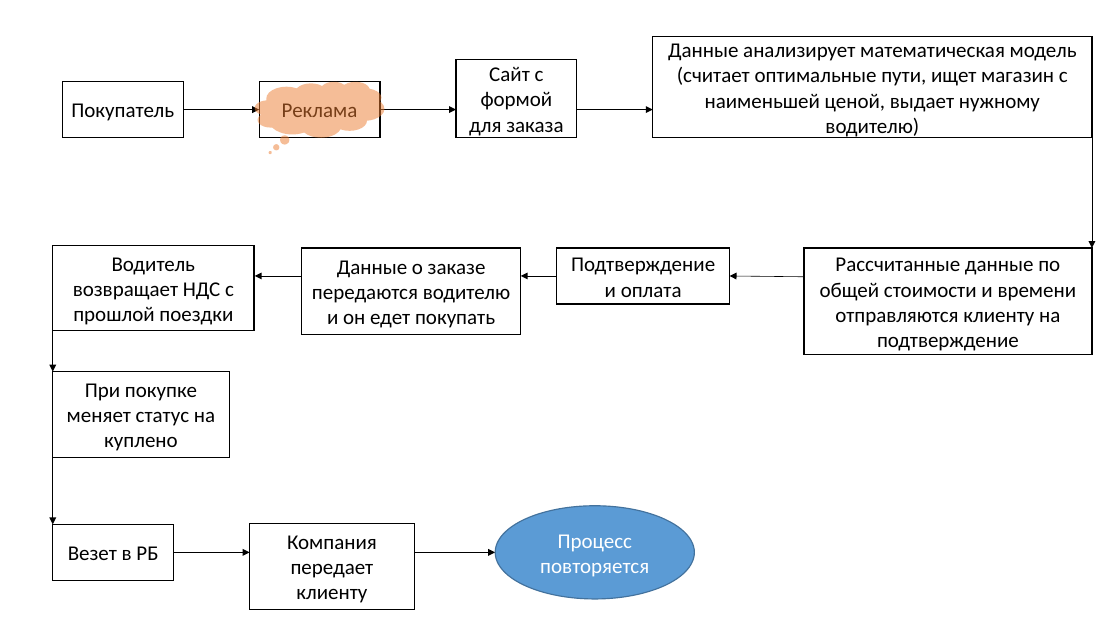
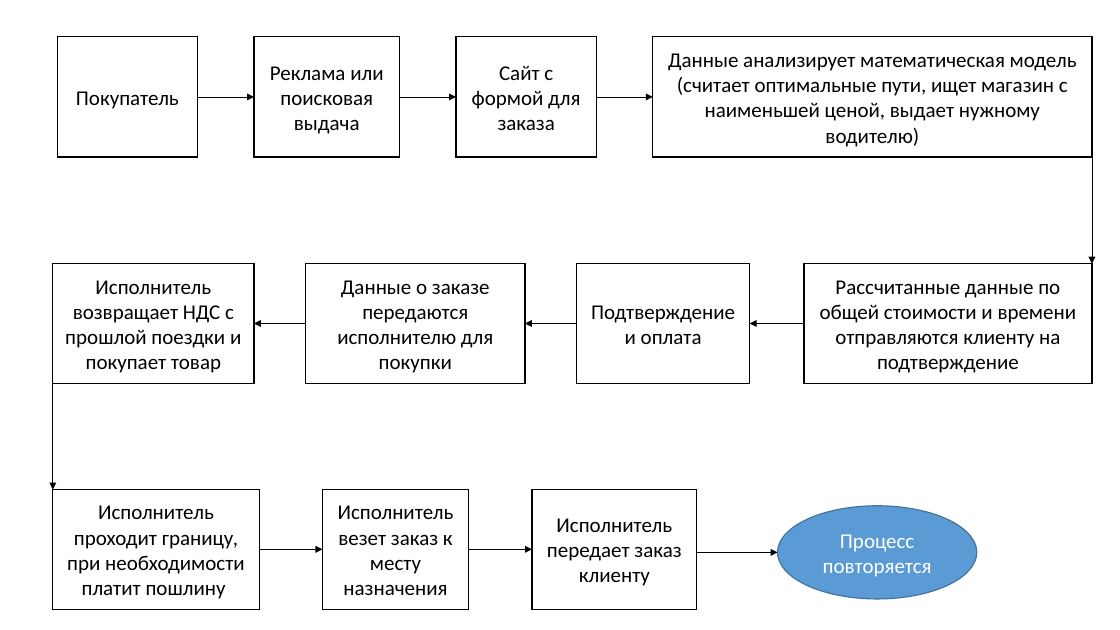
Before and after one commit to AndreyNeveikov/DataMola_Labs, a slide deck: slide 1 of Modul_1/Business project/Бизнес-цикл.pptx. Drawn at 1120x630 pixels with LibreOffice and Linux fonts; fonts in the diff are those of the drawing. Boxes give left, top, right and bottom in pixels: in the first picture for what was removed or moved away, otherwise in the second. Text is boxed around its words. In the diff, an @@ line names an element or a change of style, - is before the commit and + after.

```diff
--- a/Modul_1/Business project/Бизнес-цикл.pptx
+++ b/Modul_1/Business project/Бизнес-цикл.pptx
@@ rectangle "Покупатель": place and size @@
-rectangle "Покупатель" at (62, 82, 183, 138)
+rectangle "Покупатель" at (57, 37, 197, 157)
@@ rectangle "Реклама или": place and size @@
-rectangle "Реклама или" at (260, 82, 381, 138)
+rectangle "Реклама или" at (254, 37, 399, 157)
@@ rectangle "Сайт с формой для заказа": place and size @@
-rectangle "Сайт с формой для заказа" at (456, 59, 577, 137)
+rectangle "Сайт с формой для заказа" at (456, 37, 597, 157)
@@ rectangle "Данные анализирует математическая модель (считает ...": place and size @@
-rectangle "Данные анализирует математическая модель (считает ..." at (653, 37, 1092, 138)
+rectangle "Данные анализирует математическая модель (считает ..." at (653, 37, 1092, 157)
@@ thought cloud removed at (255, 82, 384, 138) @@
@@ text in rectangle at (270, 66, 383, 134): text changed @@
-Реклама
+Реклама или
+поисковая выдача
@@ arrow moved from (183, 109) - (260, 109) to (197, 97) - (254, 97) @@
@@ arrow moved from (380, 109) - (456, 109) to (400, 97) - (456, 97) @@
@@ arrow moved from (577, 109) - (653, 109) to (597, 97) - (653, 97) @@
@@ arrow moved from (1092, 87) - (1092, 248) to (1092, 97) - (1092, 264) @@
@@ rectangle "Исполнитель возвращает НДС с прошлой ...": place and size @@
-rectangle "Исполнитель возвращает НДС с прошлой ..." at (53, 245, 255, 331)
+rectangle "Исполнитель возвращает НДС с прошлой ..." at (53, 264, 255, 383)
@@ rectangle "Данные о заказе передаются исполнителю ...": place and size @@
-rectangle "Данные о заказе передаются исполнителю ..." at (302, 248, 521, 334)
+rectangle "Данные о заказе передаются исполнителю ..." at (306, 264, 525, 383)
@@ rectangle "Подтверждение и оплата": place and size @@
-rectangle "Подтверждение и оплата" at (557, 248, 730, 304)
+rectangle "Подтверждение и оплата" at (577, 264, 750, 383)
@@ rectangle "Рассчитанные данные по общей стоимости ...": place and size @@
-rectangle "Рассчитанные данные по общей стоимости ..." at (804, 248, 1092, 355)
+rectangle "Рассчитанные данные по общей стоимости ..." at (804, 264, 1092, 383)
@@ text in rectangle at (65, 280, 241, 373): text changed @@
-Водитель возвращает НДС с прошлой поездки
+Исполнитель возвращает НДС с прошлой поездки и покупает товар
@@ text in rectangle at (337, 280, 493, 373): text changed @@
-Данные о заказе передаются водителю и он едет покупать
+Данные о заказе передаются исполнителю для покупки
@@ arrow moved from (53, 288) - (53, 371) to (53, 323) - (53, 490) @@
@@ arrow moved from (301, 276) - (255, 276) to (306, 323) - (254, 323) @@
@@ arrow moved from (557, 276) - (521, 276) to (577, 323) - (525, 323) @@
@@ arrow moved from (804, 277) - (730, 276) to (804, 323) - (749, 323) @@
@@ rectangle "Исполнитель проходит границу, при необходимости ...": place and size @@
-rectangle "Исполнитель проходит границу, при необходимости ..." at (53, 371, 229, 457)
+rectangle "Исполнитель проходит границу, при необходимости ..." at (53, 490, 260, 609)
@@ text in rectangle at (67, 505, 245, 599): text changed @@
-При покупке меняет статус на куплено
+Исполнитель проходит границу, при необходимости платит пошлину
@@ rectangle "Исполнитель везет заказ к месту ...": place and size @@
-rectangle "Исполнитель везет заказ к месту ..." at (53, 524, 174, 581)
+rectangle "Исполнитель везет заказ к месту ..." at (323, 490, 469, 609)
@@ text in rectangle at (338, 505, 454, 595): text changed @@
-Везет в РБ
+Исполнитель везет заказ к месту назначения
@@ rectangle "Исполнитель передает заказ клиенту": place and size @@
-rectangle "Исполнитель передает заказ клиенту" at (250, 523, 414, 609)
+rectangle "Исполнитель передает заказ клиенту" at (532, 490, 697, 609)
@@ ellipse "Процесс повторяется": place and size @@
-ellipse "Процесс повторяется" at (496, 506, 695, 599)
+ellipse "Процесс повторяется" at (778, 506, 977, 599)
@@ text in rectangle at (547, 518, 681, 586): text changed @@
-Компания передает клиенту
+Исполнитель передает заказ клиенту
@@ arrow moved from (53, 414) - (53, 524) to (260, 549) - (323, 549) @@
@@ arrow moved from (174, 553) - (250, 553) to (469, 549) - (532, 549) @@
@@ arrow moved from (414, 553) - (496, 553) to (697, 553) - (778, 553) @@
```
Also in this commit, not shown: 10 other files.
